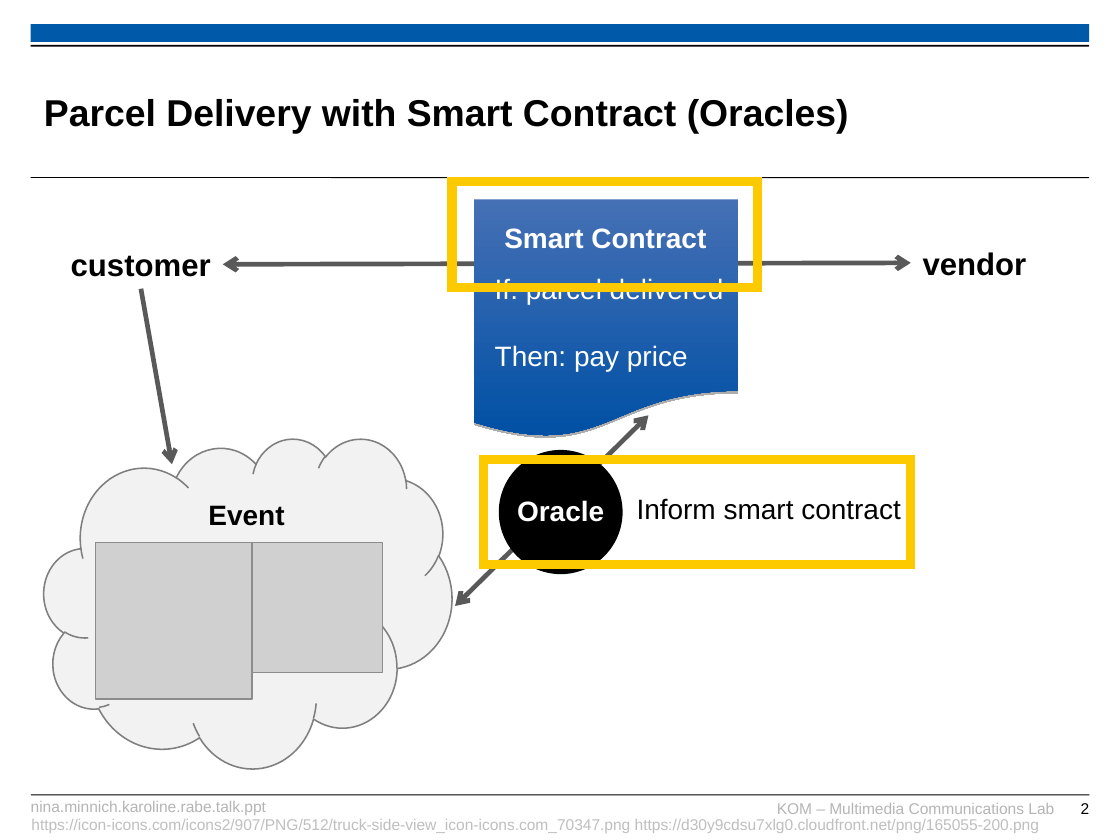
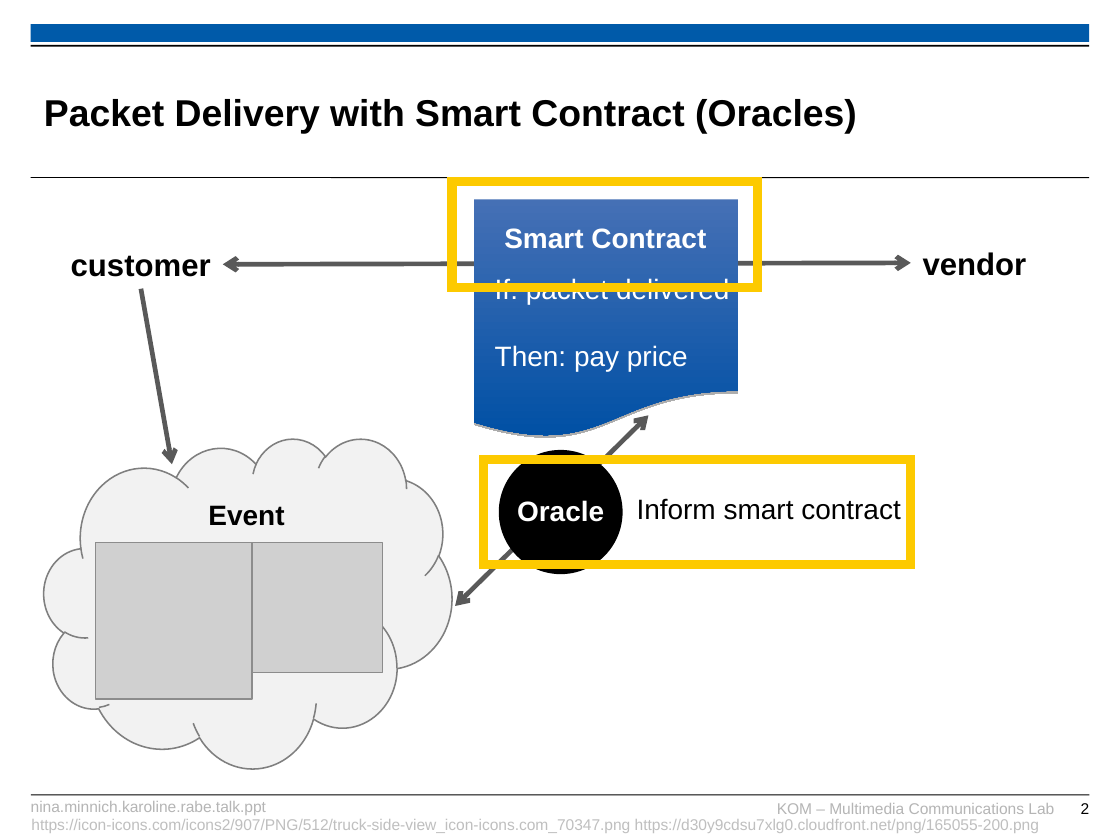
Before and after one commit to karopp/AFTIR, a slide deck: slide 2 of Nina.Minnich.Karoline.Rabe.talk.ppt. Drawn at 1120x840 pixels with LibreOffice and Linux fonts; fonts in the diff are those of the drawing; grey boxes stand for pictures; background and template pictures are left out. Boxes give left, top, right and bottom in pixels: in the first picture for what was removed or moved away, otherwise in the second. Text is boxed around its words. In the diff, an @@ line names an element or a change of style, - is before the commit and + after.

```diff
--- a/Nina.Minnich.Karoline.Rabe.talk.ppt
+++ b/Nina.Minnich.Karoline.Rabe.talk.ppt
@@ title at (x1=44, y1=99, x2=857, y2=133): text changed @@
-Parcel Delivery with Smart Contract (Oracles)
+Packet Delivery with Smart Contract (Oracles)
@@ text at (x1=495, y1=278, x2=730, y2=304): text changed @@
-If: parcel delivered
+If: packet delivered
```
Also in this commit, not shown: 3 other slides changed, 3 slides removed.
